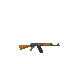
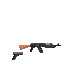
The second 64 x 64 image is a revision of the first. Changes to its layers:
showed group "SPAS-12" (1st of 2) (4 layers) over (30, 43, 61, 52)
added layer "AK-47 3 copy" in group "AK-47" over (19, 43, 60, 51)
showed "AK-47 3" over (19, 43, 60, 51)
hid "AK-47" (2nd of 2, in "AK-47") over (19, 43, 60, 51)
showed group "Glock 17" (1st of 2) (3 layers) over (12, 52, 23, 60)
showed "Glock 17 Slide 2" over (13, 52, 23, 54)
